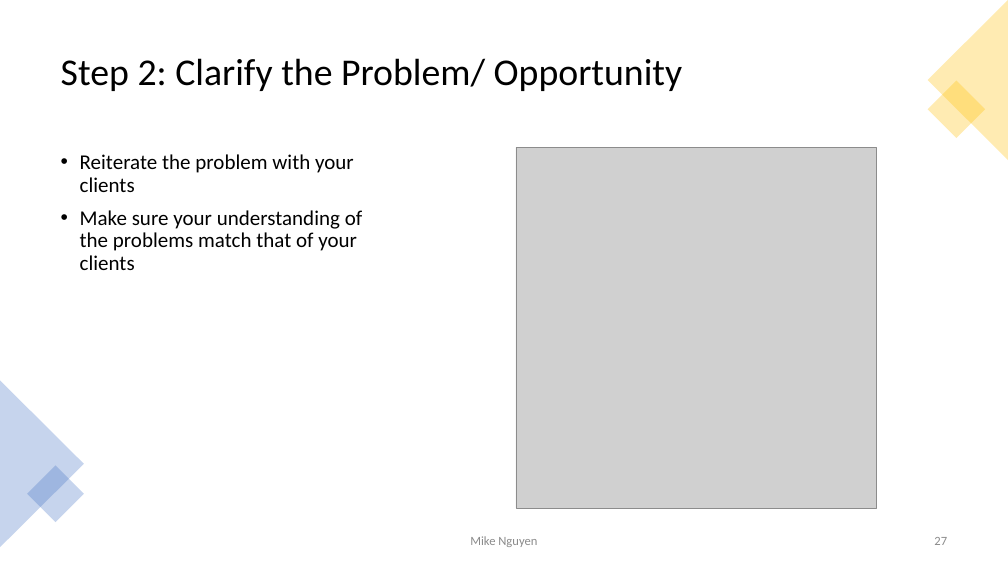
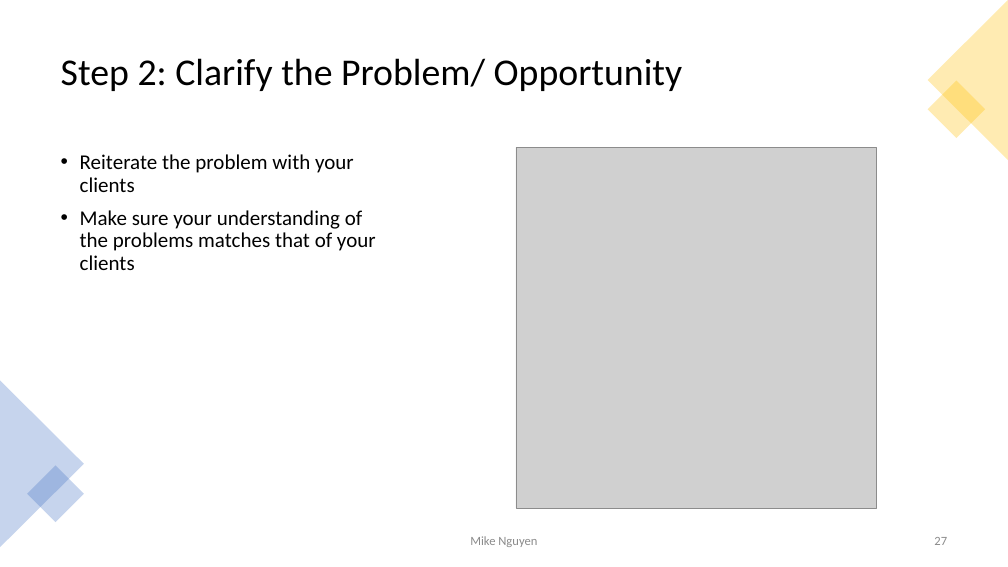
Before and after one commit to mikenguyen13/mar4050_S23_2, a slide deck: slide 27 of lectures/2/1_Marketing Research Process.pptx. Drawn at 1008x567 pixels with LibreOffice and Linux fonts; fonts in the diff are those of the drawing; grey boxes stand for pictures. Boxes give left, top, right and bottom in pixels: in the first picture for what was removed or moved away, otherwise in the second. Text is boxed around its words. In the diff, an @@ line names an element or a change of style, - is before the commit and + after.

```diff
--- a/lectures/2/1_Marketing Research Process.pptx
+++ b/lectures/2/1_Marketing Research Process.pptx
@@ text at box(80, 210, 376, 270): text changed @@
-• Make sure your understanding of the problems match that of your clients
+• Make sure your understanding of the problems matches that of your clients
```
Also in this commit, not shown: 3 other slides changed, 6 other files.
